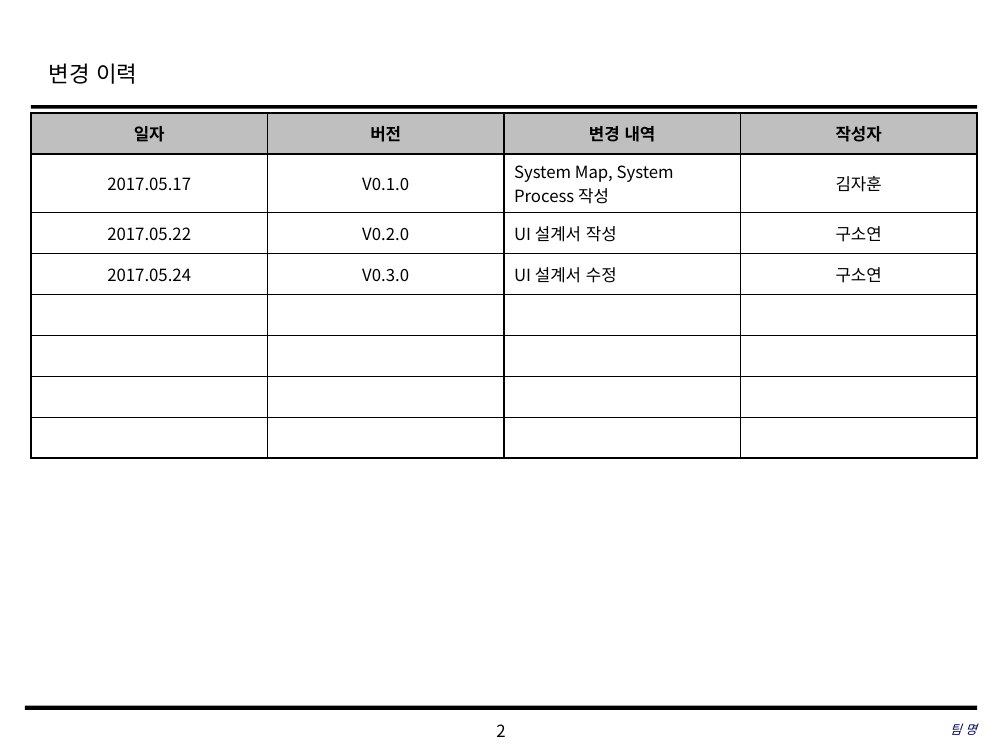
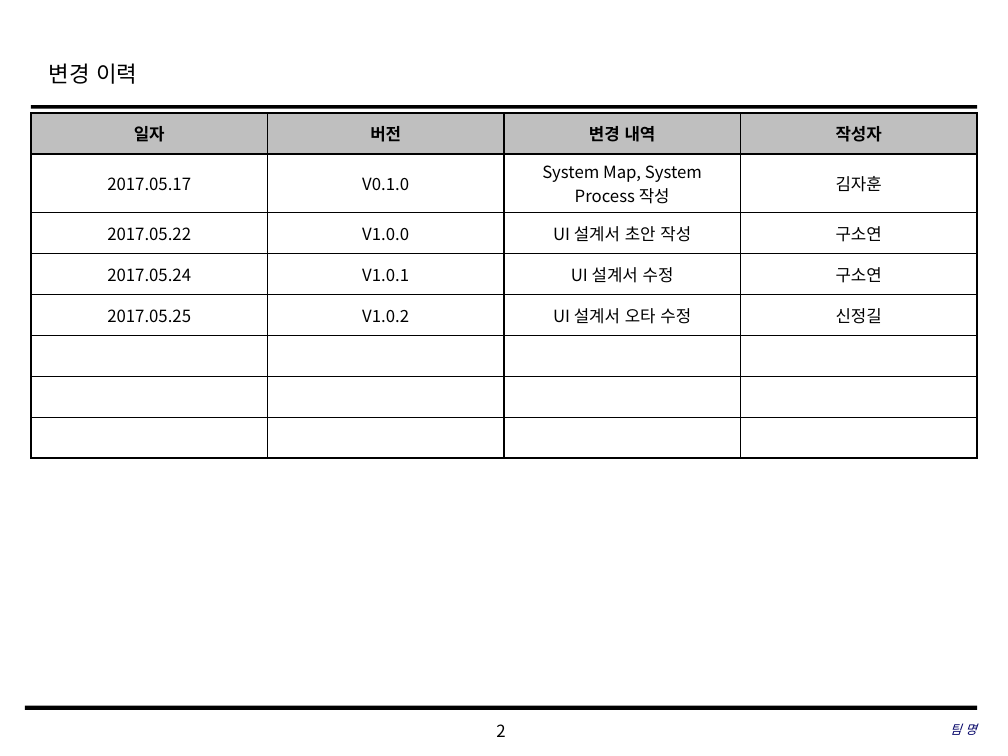
Before and after one commit to SE-admin/7, a slide deck: slide 2 of doc/3_ 설계서/UI Design Template.pptx. Drawn at 1008x756 pixels with LibreOffice and Linux fonts; fonts in the diff are those of the drawing; background and template pictures are left out. Boxes give left, top, right and bottom in pixels: in the first picture for what was removed or moved away, otherwise in the second. Text is boxed around its words. In the diff, an @@ line names an element or a change of style, - is before the commit and + after.

Commit message:
UI Class | doc | UI Class 오타 수정

```diff
--- a/doc/3_ 설계서/UI Design Template.pptx
+++ b/doc/3_ 설계서/UI Design Template.pptx
@@ table at (31,113,979,450) @@
-row 3: 2017.05.22 | V0.2.0 | UI 설계서 작성 | 구소연
-row 4: 2017.05.24 | V0.3.0 | UI 설계서 수정 | 구소연
+row 3: 2017.05.22 | V1.0.0 | UI 설계서 초안 작성 | 구소연
+row 4: 2017.05.24 | V1.0.1 | UI 설계서 수정 | 구소연
+row 5: 2017.05.25 | V1.0.2 | UI 설계서 오타 수정 | 신정길
-row 8:  |  |  | 
@@ alignment left to centre @@
```
Also in this commit, not shown: 1 other slide changed.
